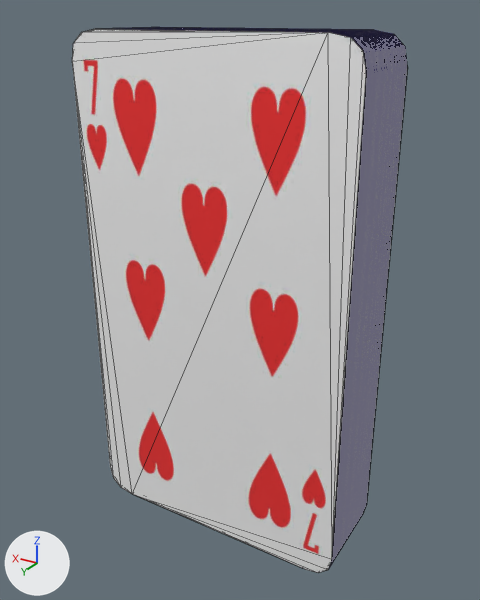
A saved change to the Blender file ProyectoMC2_2024_V1.0/models/collectioncards/3Dmodel/collectioncard.blend.
Rendered twice from a 50 mm camera at (-10.88, 3.19, 5.39) aimed at (-9.3, 0.55, 4.07). Arrows for +X, +Y and +Z are at lower left; the lights stay in place. Mesh edges are drawn as thin lines.

In view in the first picture: 'Eigh of Hearts', 'Nine of Clubs', 'Nine of Diamonds', 'Queen of Clubs', 'Queen of Diamonds', 'Queen of Hearts', 'Queen of Spades', 'Seven of Clubs', 'Seven of Diamonds', 'Seven of Hearts'.
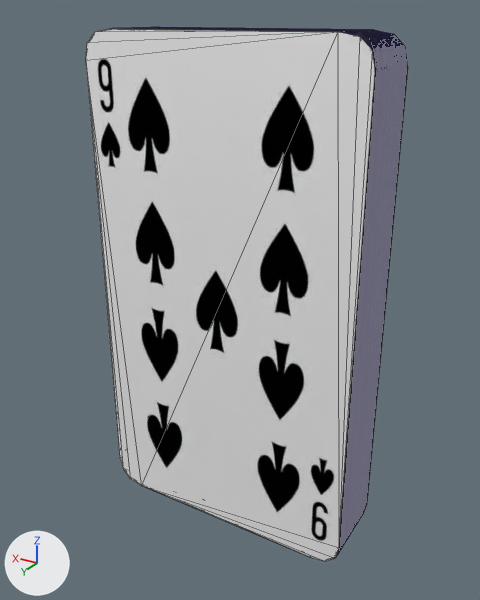
What the commit changed:
Object 'Queen of Spades' (ob_queen_of_spades) is deleted.
Object 'Queen of Hearts' (ob_queen_of_hearts) is deleted.
Object 'Seven of Hearts' (ob_seven_of_hearts) is deleted.
Object 'Queen of Diamonds' (ob_queen_of_diamonds) is deleted.
Object 'Seven of Diamonds' (ob_seven_of_diamonds) is deleted.
Object 'Queen of Clubs' (ob_queen_of_clubs) is deleted.
Object 'Seven of Clubs' (ob_seven_of_clubs) is deleted.

Where the change shows, as pixel boxes (x1, y1, x2, y2) in the pictures (480 x 600 px):
'Seven of Hearts', deleted: before (72, 29, 368, 573)
    faces in mat_7 (picture img_map__22): (72, 29, 367, 573)
    faces in mat_07___default (picture img_map__3): (138, 29, 368, 567)
'Queen of Diamonds', deleted: before (167, 29, 374, 559)
    faces in mat_07___default (picture img_map__3): (168, 29, 374, 557)
'Seven of Diamonds', deleted: before (144, 29, 369, 568)
    faces in mat_07___default (picture img_map__3): (144, 29, 369, 568)
'Queen of Hearts', deleted: before (161, 29, 373, 561)
    faces in mat_07___default (picture img_map__3): (161, 29, 373, 561)
'Seven of Clubs', deleted: before (150, 29, 370, 564)
'Queen of Spades', deleted: before (155, 29, 372, 563)
'Queen of Clubs', deleted: before (173, 29, 376, 560)
    faces in mat_07___default (picture img_map__3): (173, 29, 376, 558)
'Nine of Spades', unchanged, uncovered by the edit: before (179, 29, 377, 556); after (86, 29, 377, 561)
